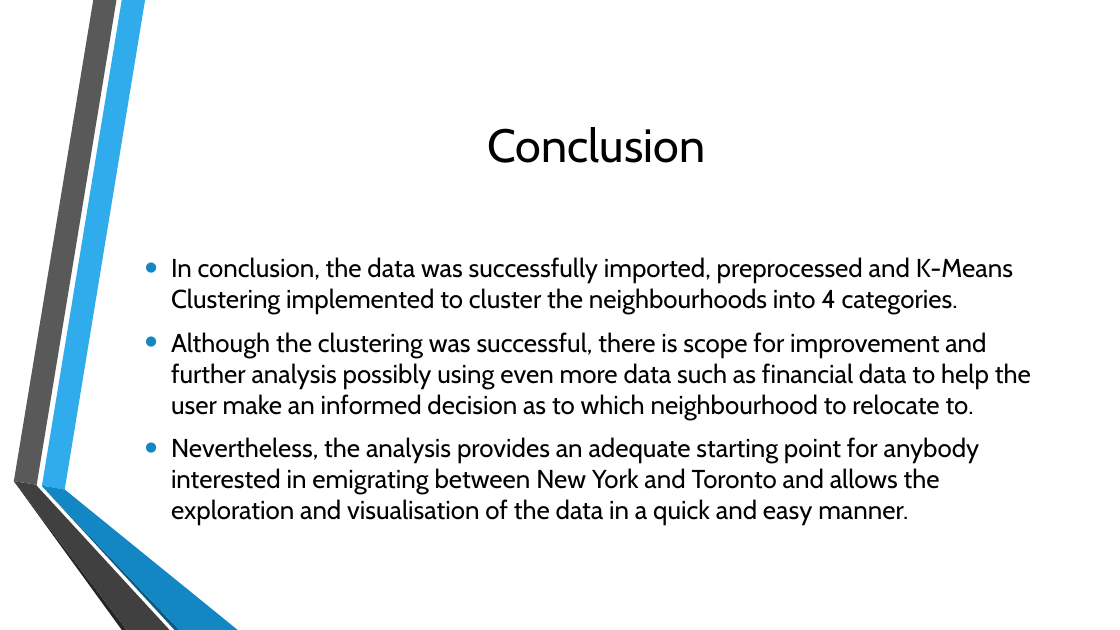
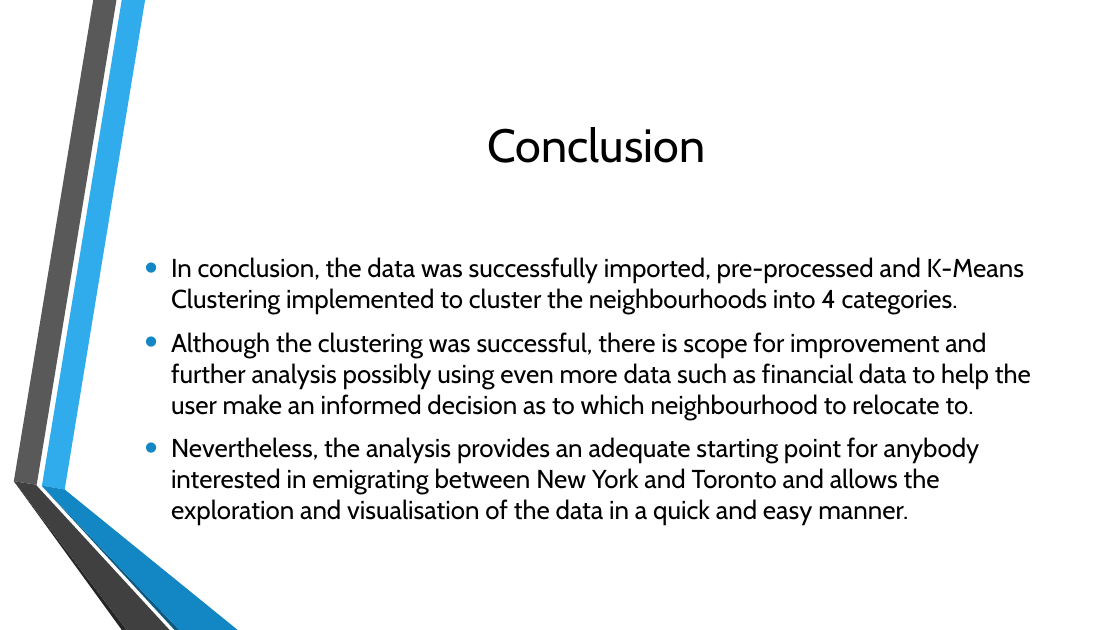
Before and after one commit to Firaz95/Coursera_Capstone, a slide deck: slide 9 of Similarity of the Neighbourhoods in Toronto and New York Presentation.pptx (slide 8 before the commit). Drawn at 1120x630 pixels with LibreOffice and Linux fonts; fonts in the diff are those of the drawing; background and template pictures are left out. Boxes give left, top, right and bottom in pixels: in the first picture for what was removed or moved away, otherwise in the second. Text is boxed around its words. In the diff, an @@ line names an element or a change of style, - is before the commit and + after.

```diff
--- a/Similarity of the Neighbourhoods in Toronto and New York Presentation.pptx
+++ b/Similarity of the Neighbourhoods in Toronto and New York Presentation.pptx
@@ text at [171,257,1024,314]: text changed @@
-• In conclusion, the data was successfully imported, preprocessed and K-Means Clustering implemented to cluster the neighbourhoods into 4 categories.
+• In conclusion, the data was successfully imported, pre-processed and K-Means Clustering implemented to cluster the neighbourhoods into 4 categories.
```
Also in this commit, not shown: 1 other slide changed, 1 slide added, 1 other file.
